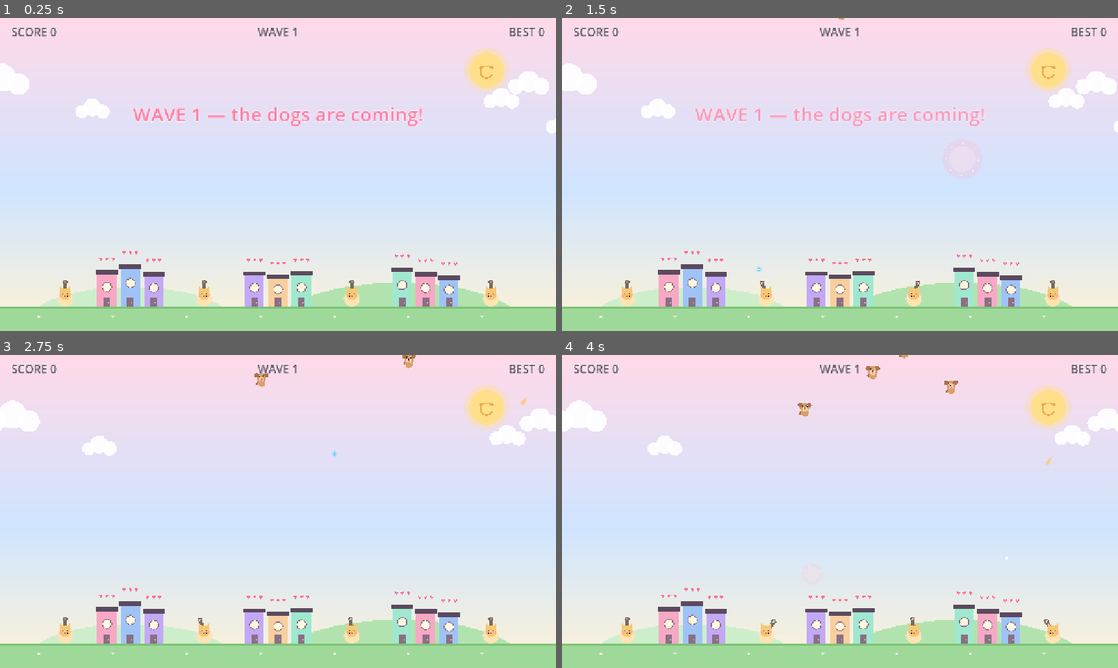
Above: before the commit, frames 1-4 (two rows, left to right).
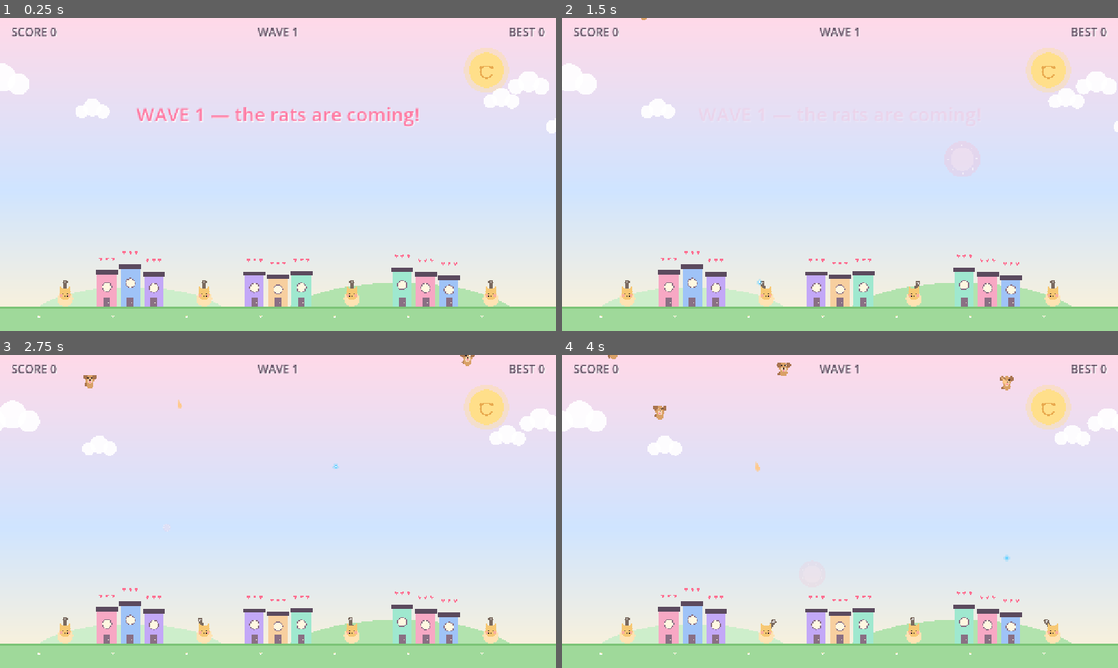
Above: after the commit, the same moments.

Repository: vl4dt/meow-command
Game: Godot game, scene res://scenes/main.tscn
Same seed, same stepped clock (60 frames per second), same inputs: the game is played once before the commit and once after it.
Inputs (mouse positions are in pixels of both pictures, inside the frame that each line leads up to):
- Up to frame 1 (0.25 s): no input
- Up to frame 2 (1.5 s): tap Enter at 0.5 s; move the mouse to (962, 158) at 0.52 s; click (962, 158) at 0.67 s; move the mouse to (728, 190) at 1.27 s; click (728, 190) at 1.42 s
- Up to frame 3 (2.75 s): move the mouse to (333, 442) at 2.02 s; click (333, 442) at 2.17 s
- Up to frame 4 (4 s): move the mouse to (812, 574) at 2.77 s; click (812, 574) at 2.92 s; move the mouse to (1006, 558) at 3.52 s; click (1006, 558) at 3.67 s

The runs differ from the first frame. In frame 1, 1.1% of the frame differs, in the area x 24-76%, y 28-35%; in frame 2, 0.7%; in frame 3, 0.3%; in frame 4, 0.5%.

Commit message:
Meow Command: dog->rat rename + Splitting Rat + Combo multiplier  Rename DogMissile -> RatMissile (class, file, game.gd, flavor, palette, tests). Splitting Rat: mid-wave splitters burst into 2 fast child rats on death. Combo multiplier: rolling 2.5s kill window, up to x5, live HUD readout. Fix PlayerMissile.launch()/Turret.try_fire() call signatures + endpoint booms. Docs (README/PLAN/PROJECTS) refreshed for the rat theme + new features. Headless gate green (import+parse+smoke+gameplay+300f).

Diff:
--- a/scripts/dog_missile.gd
+++ /dev/null
@@ -1,61 +0,0 @@
-class_name DogMissile
-extends Node2D
-## A cute dog tumbling down from the sky toward the cat city.
-
-const RADIUS := 14.0
-
-var velocity := Vector2.ZERO
-var target := Vector2.ZERO
-var landed := false
-var dead := false  # killed by a player explosion
-var trail: Array[Vector2] = []
-
-
-func launch(from: Vector2, aim: Vector2, speed: float) -> void:
-	position = from
-	target = aim
-	velocity = (aim - from).normalized() * speed
-
-
-func _process(delta: float) -> void:
-	if landed or dead:
-		return
-	var step := velocity * delta
-	if (position - target).length() <= step.length():
-		position = target
-		landed = true
-	else:
-		position += step
-	trail.append(position)
-	if trail.size() > 18:
-		trail.pop_front()
-	queue_redraw()
-
-
-func _draw() -> void:
-	# Soft dotted trail
-	for i in trail.size():
-		var t := float(i) / float(maxi(1, trail.size() - 1))
-		draw_circle(trail[i], 1.5 + 3.5 * t, Color(Palette.DOG_TRAIL, 0.12 + 0.4 * t))
-	var t := Time.get_ticks_msec() * 0.001
-	var wag := sin(t * 9.0 + position.x * 0.05)
-	# Wagging tail
-	draw_circle(Vector2(-9, 10 + wag * 2.0), 4.0, Palette.DOG_EAR)
-	# Body
-	draw_circle(Vector2(0, 9), 8.5, Palette.DOG_BODY)
-	# Head
-	draw_circle(Vector2(0, -3), 11.0, Palette.DOG_BODY)
-	# Floppy ears
-	draw_circle(Vector2(-10.5, -9), 5.5, Palette.DOG_EAR)
-	draw_circle(Vector2(10.5, -9), 5.5, Palette.DOG_EAR)
-	# Muzzle
-	draw_circle(Vector2(0, 1), 6.0, Palette.DOG_MUZZLE)
-	# Eyes + shine
-	draw_circle(Vector2(-4.5, -7), 1.9, Palette.DOG_EYE)
-	draw_circle(Vector2(4.5, -7), 1.9, Palette.DOG_EYE)
-	draw_circle(Vector2(-3.9, -7.7), 0.7, Color("white"))
-	draw_circle(Vector2(5.1, -7.7), 0.7, Color("white"))
-	# Nose
-	draw_circle(Vector2(0, -1.5), 1.7, Palette.DOG_NOSE)
-	# Happy tongue
-	draw_circle(Vector2(0, 3.5 + wag), 2.3, Palette.DOG_TONGUE)
--- a/scripts/explosion.gd
+++ b/scripts/explosion.gd
@@ -1,6 +1,6 @@
 class_name Explosion
 extends Node2D
-## A soft pastel boom. Grows, holds, then shrinks — pops any dogs inside.
+## A soft pastel boom. Grows, holds, then shrinks — pops any rats inside.
 
 const LIFE := 0.95
 const GROW_TIME := 0.4
@@ -9,7 +9,7 @@
 var max_radius := 55.0
 var age := 0.0
 var done := false
-var kills_dogs := true
+var kills_rats := true
 
 
 func _process(delta: float) -> void:
--- a/scripts/game.gd
+++ b/scripts/game.gd
@@ -1,5 +1,5 @@
 extends Node2D
-## Meow Command — defend the cute cat city from the dog missile attack!
+## Meow Command — defend the cute cat city from the rat swarm attack!
 ## Click to fire. Nearest live turret pops a star missile at your cursor.
 
 enum State { PLAYING, WAVE_BREAK, GAME_OVER }
@@ -9,8 +9,14 @@
 const CITY_XS := [300.0, 640.0, 980.0]
 const TURRET_XS := [150.0, 470.0, 810.0, 1130.0]
 const TURRET_Y := 652.0
-const DOG_SPAWN_Y := -30.0
+const RAT_SPAWN_Y := -30.0
 const EXPLOSION_RADIUS := 55.0
+const MAX_RATS := 40  # hard cap on live rats (splitter children can briefly exceed)
+
+# Combo (rolling window): kills within COMBO_WINDOW of each other chain a
+# multiplier on per-rat points. Wave-clear bonuses stay flat.
+const COMBO_WINDOW := 2.5
+const COMBO_CAP := 5.0
 
 const SfxScript = preload("res://scripts/sfx.gd")
 
@@ -18,15 +24,20 @@
 var score := 0
 var best := 0
 var wave := 1
-var dogs_to_spawn := 0
+var rats_to_spawn := 0
 var spawn_timer := 0.0
 var wave_break_timer := 0.0
+var splitters_this_wave := 0
+
+# Combo state
+var combo := 0
+var combo_timer := 0.0
 
 var sfx: Node
 var world: Node2D
 var cities: Array = []
 var turrets: Array = []
-var dogs: Array = []
+var rats: Array = []
 var missiles: Array = []
 var explosions: Array = []
 
@@ -34,6 +45,8 @@
 var wave_label: Label
 var best_label: Label
 var banner_label: Label
+var combo_label: Label
+var combo_bar: ColorRect
 var gameover_layer: CanvasLayer
 var final_label: Label
 
@@ -95,33 +108,39 @@
 	banner_label.modulate.a = 0.0
 	hud.add_child(banner_label)
 
+	# Combo readout (top-center, below the wave label) with a draining bar.
+	combo_label = _make_label(0, 48, 24, Palette.UI_ACCENT)
+	combo_label.visible = false
+	hud.add_child(combo_label)
+	combo_bar = ColorRect.new()
+	combo_bar.color = Palette.UI_ACCENT
+	combo_bar.position = Vector2(SCREEN.x / 2.0 - 60.0, 76.0)
+	combo_bar.size = Vector2(120.0, 4.0)
+	combo_bar.visible = false
+	hud.add_child(combo_bar)
+
 	# Game-over overlay
 	gameover_layer = CanvasLayer.new()
 	gameover_layer.name = "GameOver"
-	gameover_layer.layer = 10
+	gameover_layer.layer = 20
+	gameover_layer.visible = false
 	add_child(gameover_layer)
+
 	var dim := ColorRect.new()
 	dim.color = Palette.OVERLAY_DIM
-	dim.set_anchors_preset(Control.PRESET_FULL_RECT)
+	dim.position = Vector2.ZERO
+	dim.size = SCREEN
 	gameover_layer.add_child(dim)
-	var center := CenterContainer.new()
-	center.set_anchors_preset(Control.PRESET_FULL_RECT)
-	gameover_layer.add_child(center)
-	var box := VBoxContainer.new()
-	box.alignment = BoxContainer.ALIGNMENT_CENTER
-	center.add_child(box)
-	var title := _make_label(0, 0, 64, Palette.UI_TEXT)
-	title.text = "GAME OVER"
-	title.horizontal_alignment = HORIZONTAL_ALIGNMENT_CENTER
-	box.add_child(title)
-	final_label = _make_label(0, 0, 30, Palette.UI_TEXT)
-	final_label.horizontal_alignment = HORIZONTAL_ALIGNMENT_CENTER
-	box.add_child(final_label)
-	var hint := _make_label(0, 0, 24, Palette.UI_ACCENT)
-	hint.text = "click to try again"
-	hint.horizontal_alignment = HORIZONTAL_ALIGNMENT_CENTER
-	box.add_child(hint)
-	gameover_layer.visible = false
+
+	final_label = _make_label(0, 250, 40, Palette.UI_TEXT)
+	gameover_layer.add_child(final_label)
+
+	var again := Button.new()
+	again.text = "PLAY AGAIN"
+	again.position = Vector2(SCREEN.x / 2.0 - 110.0, 380.0)
+	again.size = Vector2(220, 64)
+	again.pressed.connect(_restart)
+	gameover_layer.add_child(again)
 
 
 func _make_label(x: float, y: float, size: int, color: Color) -> Label:
@@ -129,8 +148,9 @@
 	l.position = Vector2(x, y)
 	l.add_theme_font_size_override("font_size", size)
 	l.add_theme_color_override("font_color", color)
-	l.add_theme_color_override("font_outline_color", Color("white", 0.85))
-	l.add_theme_constant_override("outline_size", 5)
+	l.add_theme_color_override("font_shadow_color", Color("white", 0.6))
+	l.add_theme_constant_override("shadow_offset_x", 2)
+	l.add_theme_constant_override("shadow_offset_y", 2)
 	return l
 
 
@@ -145,25 +165,38 @@
 	best_label.position.x = SCREEN.x - 26.0 - best_label.get_minimum_size().x
 
 
-func _show_banner(text: String, duration: float = 2.4) -> void:
+func _update_combo_hud() -> void:
+	if combo_label == null:
+		return
+	if combo >= 2:
+		combo_label.visible = true
+		combo_label.text = "COMBO %s" % _fmt_mult(_combo_multiplier())
+		combo_label.position.x = SCREEN.x / 2.0 - combo_label.get_minimum_size().x / 2.0
+		combo_bar.visible = true
+		combo_bar.size.x = 120.0 * clampf(combo_timer / COMBO_WINDOW, 0.0, 1.0)
+	else:
+		combo_label.visible = false
+		combo_bar.visible = false
+
+
+func _show_banner(text: String) -> void:
+	if banner_label == null:
+		return
 	banner_label.text = text
 	banner_label.position.x = SCREEN.x / 2.0 - banner_label.get_minimum_size().x / 2.0
 	banner_label.modulate.a = 1.0
 	var tw := create_tween()
-	tw.tween_property(banner_label, "modulate:a", 0.0, 1.2).set_delay(maxf(0.2, duration - 1.2))
+	tw.tween_property(banner_label, "modulate:a", 1.0, 0.9)
+	tw.tween_property(banner_label, "modulate:a", 0.0, 0.7)
 
 
 func _score_popup(pos: Vector2, text: String) -> void:
-	var l := Label.new()
+	var l := _make_label(0, 0, 22, Palette.UI_ACCENT)
 	l.text = text
-	l.position = pos
-	l.add_theme_font_size_override("font_size", 18)
-	l.add_theme_color_override("font_color", Palette.UI_ACCENT)
-	l.add_theme_color_override("font_outline_color", Color("white", 0.9))
-	l.add_theme_constant_override("outline_size", 4)
+	l.position = pos - l.get_minimum_size() / 2.0
 	world.add_child(l)
 	var tw := create_tween()
-	tw.tween_property(l, "position:y", pos.y - 42.0, 0.7)
+	tw.tween_property(l, "position:y", l.position.y - 46.0, 0.7)
 	tw.parallel().tween_property(l, "modulate:a", 0.0, 0.7)
 	tw.tween_callback(l.queue_free)
 
@@ -172,53 +205,68 @@
 
 func _start_wave(n: int) -> void:
 	wave = n
-	dogs_to_spawn = mini(4 + n * 2, 26)
+	rats_to_spawn = mini(4 + n * 2, 26)
+	splitters_this_wave = 0
 	spawn_timer = 1.2
 	state = State.PLAYING
-	_show_banner("WAVE %d — the dogs are coming!" % n)
+	_show_banner("WAVE %d — the rats are coming!" % n)
 	sfx.play("wave")
 	_update_hud()
 
 
-func _spawn_dog() -> void:
-	var from := Vector2(randf_range(60.0, SCREEN.x - 60.0), DOG_SPAWN_Y)
+func _spawn_rat() -> void:
+	var from := Vector2(randf_range(60.0, SCREEN.x - 60.0), RAT_SPAWN_Y)
 	var target := _pick_target()
 	var speed := minf(randf_range(42.0, 60.0) + wave * 7.0, 190.0)
-	var dog := DogMissile.new()
-	dog.name = "Dog%d" % dogs.size()
-	world.add_child(dog)
-	dog.launch(from, target, speed)
-	dogs.append(dog)
+	var rat := RatMissile.new()
+	# Splitter rats (wave 3+): bigger, +25, split into 2 fast children on kill.
+	if wave >= 3 and splitters_this_wave < 3 and randf() < 0.12:
+		rat.kind = RatMissile.Kind.SPLITTER
+		splitters_this_wave += 1
+	rat.name = "Rat%d" % rats.size()
+	world.add_child(rat)
+	rat.launch(from, target, speed)
+	rats.append(rat)
+
+
+## A killed splitter splits into 2 small, fast, non-splitting children that
+## scatter toward random targets. Brief spawn-grace so the split reads clearly.
+func _spawn_splitter_children(at: Vector2) -> void:
+	for i in 2:
+		var child := RatMissile.new()
+		child.kind = RatMissile.Kind.CHILD
+		child.name = "Rat%d" % rats.size()
+		world.add_child(child)
+		var t := _pick_target()
+		var speed := minf(randf_range(55.0, 75.0) + wave * 7.0, 230.0)
+		var offset := Vector2(randf_range(-14.0, 14.0), randf_range(-6.0, 6.0))
+		child.launch(at + offset, t, speed)
+		child.spawn_grace = 1.0
+		rats.append(child)
 
 
 func _pick_target() -> Vector2:
-	var options: Array = []
+	var points: Array = []
 	for c in cities:
-		options.append_array(c.target_points())
-	# Sometimes the dogs go straight for a turret
-	if randf() < 0.25:
-		var alive_turrets: Array = []
+		points.append_array(c.target_points())
+	for t in turrets:
+		points.append(t.position)
+	if points.is_empty():
+		return Vector2(SCREEN.x / 2.0, GROUND_Y)
+	# Sometimes the rats go straight for the turrets to keep pressure on.
+	if randf() < 0.35:
 		for t in turrets:
-			if t.alive:
-				alive_turrets.append(t.position + Vector2(0, -16))
-		if not alive_turrets.is_empty():
-			return alive_turrets[randi() % alive_turrets.size()]
-	if options.is_empty():
-		return Vector2(SCREEN.x / 2.0, GROUND_Y)
-	return options[randi() % options.size()]
+			if t.alive and randf() < 0.5:
+				return t.position
+	return points[randi() % points.size()]
 
 
 func _end_wave() -> void:
-	# Defensive: if the city is gone, the game is over — no bonus, no next wave.
-	if _alive_buildings() == 0:
-		_game_over()
-		return
-	var bonus := 100 * wave + 25 * _alive_buildings()
-	_score(bonus)
-	_score_popup(Vector2(SCREEN.x / 2.0, 320.0), "+%d" % bonus)
 	state = State.WAVE_BREAK
 	wave_break_timer = 2.6
-	_show_banner("WAVE %d CLEARED!" % wave)
+	var bonus := 25 + wave * 10
+	_score(bonus)
+	_show_banner("WAVE CLEARED  + %d" % bonus)
 	sfx.play("wave")
 
 
@@ -228,7 +276,11 @@
 	var mouse := get_viewport().get_mouse_position()
 	for t in turrets:
 		t.update_aim(mouse)
-
+	# Combo decay (runs in every state so it expires during wave breaks too)
+	if combo > 0:
+		combo_timer -= delta
+		if combo_timer <= 0.0:
+			combo = 0
 	match state:
 		State.PLAYING:
 			_update_playing(delta)
@@ -236,66 +288,66 @@
 			wave_break_timer -= delta
 			if wave_break_timer <= 0.0:
 				_start_wave(wave + 1)
-
 	_cleanup()
+	_update_combo_hud()
 
 
 func _update_playing(delta: float) -> void:
-	# Spawn the dog swarm
-	if dogs_to_spawn > 0:
+	# Spawn the rat swarm (capped so splitter children can't run away)
+	if rats_to_spawn > 0 and rats.size() < MAX_RATS:
 		spawn_timer -= delta
 		if spawn_timer <= 0.0:
-			_spawn_dog()
-			dogs_to_spawn -= 1
+			_spawn_rat()
+			rats_to_spawn -= 1
 			spawn_timer = maxf(0.22, 0.95 - wave * 0.05) * randf_range(0.7, 1.3)
 
-	# Missiles that clip a dog explode early
+	# Missiles that clip a rat explode early
 	for m in missiles:
 		if m.exploded:
 			continue
-		for d in dogs.duplicate():
-			if d.landed or d.dead:
+		for d in rats.duplicate():
+			if d.landed or d.dead or d.spawn_grace > 0.0:
 				continue
-			if (m.position - d.position).length() < PlayerMissile.RADIUS + DogMissile.RADIUS:
+			if (m.position - d.position).length() < PlayerMissile.RADIUS + d.get_radius():
 				m.position = d.position
 				m.exploded = true
 				m.boomed = true
 				_spawn_explosion(m.position, EXPLOSION_RADIUS, true)
-				_kill_dog(d)
+				_kill_rat(d)
 				sfx.play("pop")
 				break
 
-	# Growing explosions pop any dogs inside them
+	# Growing explosions pop any rats inside them
 	for e in explosions:
-		if e.done or not e.kills_dogs:
+		if e.done or not e.kills_rats:
 			continue
 		var r: float = e.current_radius()
 		if r < 4.0:
 			continue
-		for d in dogs.duplicate():
-			if d.landed or d.dead:
+		for d in rats.duplicate():
+			if d.landed or d.dead or d.spawn_grace > 0.0:
 				continue
-			if (e.position - d.position).length() < r + DogMissile.RADIUS:
-				_kill_dog(d)
+			if (e.position - d.position).length() < r + d.get_radius():
+				_kill_rat(d)
 				sfx.play("pop")
 
 	# Wave complete when the sky is clear
-	if dogs_to_spawn == 0 and dogs.is_empty() and missiles.is_empty():
+	if rats_to_spawn == 0 and rats.is_empty() and missiles.is_empty():
 		_end_wave()
 
 
 func _cleanup() -> void:
-	var i := dogs.size() - 1
+	var i := rats.size() - 1
 	while i >= 0:
-		var d: DogMissile = dogs[i]
+		var d: RatMissile = rats[i]
 		if not is_instance_valid(d):
-			dogs.remove_at(i)
+			rats.remove_at(i)
 		elif d.dead:
-			dogs.remove_at(i)
+			rats.remove_at(i)
 			d.queue_free()
 		elif d.landed:
-			_dog_landed(d)
-			dogs.remove_at(i)
+			_rat_landed(d)
+			rats.remove_at(i)
 			d.queue_free()
 		i -= 1
 
@@ -305,9 +357,11 @@
 		if not is_instance_valid(m):
 			missiles.remove_at(j)
 		elif m.exploded:
-			missiles.remove_at(j)
+			# An endpoint hit that never clipped a rat still pops a boom.
 			if not m.boomed:
 				_spawn_explosion(m.position, EXPLOSION_RADIUS, true)
+				sfx.play("explosion")
+			missiles.remove_at(j)
 			m.queue_free()
 		j -= 1
 
@@ -326,62 +380,87 @@
 
 func _unhandled_input(event: InputEvent) -> void:
 	if event is InputEventMouseButton and event.pressed and event.button_index == MOUSE_BUTTON_LEFT:
-		if state == State.GAME_OVER:
-			_restart()
-		elif state == State.PLAYING:
+		if state == State.PLAYING:
 			_fire_at(event.position)
+	elif event.is_action_pressed("ui_cancel"):
+		if state != State.GAME_OVER:
+			get_tree().quit()
 
 
 func _fire_at(pos: Vector2) -> void:
-	var chosen: Turret = null
+	var best_turret: Turret = null
 	var best_d := INF
 	for t in turrets:
 		if not t.alive:
 			continue
-		var d := absf(t.position.x - pos.x)
+		var d: float = t.position.distance_to(pos)
 		if d < best_d:
 			best_d = d
-			chosen = t
-	if chosen == null:
-		return
-	if chosen.try_fire(pos):
-		var m := PlayerMissile.new()
-		m.name = "Missile%d" % missiles.size()
-		world.add_child(m)
-		m.launch(chosen.position + Vector2(0, -30), pos)
-		missiles.append(m)
-		sfx.play("launch")
+			best_turret = t
+	if best_turret == null:
+		return
+	# Gate on cooldown first; try_fire() arms the turret if it can fire.
+	if not best_turret.try_fire(pos):
+		return
+	var m := PlayerMissile.new()
+	m.name = "Shot%d" % missiles.size()
+	world.add_child(m)
+	m.launch(best_turret.position, pos)
+	missiles.append(m)
+	sfx.play("launch")
 
 
 # ------------------------------------------------------------- events
 
-func _kill_dog(d: DogMissile) -> void:
-	if not dogs.has(d):
+func _kill_rat(d: RatMissile) -> void:
+	if not rats.has(d):
 		return
 	d.dead = true
-	dogs.erase(d)
+	rats.erase(d)
 	d.queue_free()
-	_score(10)
-	_score_popup(d.position + Vector2(0, -20.0), "+10")
+	# Combo: this kill extends the chain and sets the multiplier for scoring.
+	combo += 1
+	combo_timer = COMBO_WINDOW
+	var pts := _rat_points(d)
+	_score(pts)
+	_score_popup(d.position + Vector2(0, -20.0), "+%d" % pts)
 	_spawn_explosion(d.position, 24.0, false)
-
-
-func _dog_landed(d: DogMissile) -> void:
-	var p: Vector2 = d.position
-	_spawn_explosion(p, 26.0, false)
+	if d.kind == RatMissile.Kind.SPLITTER:
+		_spawn_splitter_children(d.position)
+
+
+## Base points per kind, scaled by the current combo multiplier.
+func _rat_points(d: RatMissile) -> int:
+	var base := 10
+	match d.kind:
+		RatMissile.Kind.SPLITTER:
+			base = 25
+		RatMissile.Kind.CHILD:
+			base = 15
+	return int(roundf(base * _combo_multiplier()))
+
+
+func _combo_multiplier() -> float:
+	if combo <= 1:
+		return 1.0
+	return minf(1.0 + 0.25 * (combo - 1), COMBO_CAP)
+
+
+func _fmt_mult(m: float) -> String:
+	if absf(m - roundf(m)) < 0.001:
+		return "×%d" % int(roundf(m))
+	return "×%.2f" % m
+
+
+func _rat_landed(d: RatMissile) -> void:
+	# Damage the nearest building (or a turret's city) and rattle it.
+	for c in cities:
+		if c.damage_nearest(d.position):
+			_spawn_explosion(d.position, 18.0, false)
+			sfx.play("city_hit")
+			return
+	_spawn_explosion(d.position, 18.0, false)
 	sfx.play("city_hit")
-	var hit := false
-	for c in cities:
-		if c.damage_nearest(p, 40.0):
-			hit = true
-			break
-	if not hit:
-		for t in turrets:
-			if t.alive and (t.position - p).length() < 40.0:
-				t.alive = false
-				t.queue_redraw()
-				hit = true
-				break
 	_check_game_over()
 
 
@@ -390,23 +469,16 @@
 	e.name = "Boom%d" % explosions.size()
 	e.position = pos
 	e.max_radius = radius
-	e.kills_dogs = kills
+	e.kills_rats = kills
 	world.add_child(e)
 	explosions.append(e)
 
 
 func _check_game_over() -> void:
-	if state != State.PLAYING and state != State.WAVE_BREAK:
-		return
-	var alive_buildings := 0
-	for c in cities:
-		alive_buildings += c.alive_count()
-	var alive_turrets := 0
-	for t in turrets:
-		if t.alive:
-			alive_turrets += 1
-	if alive_buildings == 0 or alive_turrets == 0:
-		_game_over()
+	var alive := _alive_buildings()
+	if alive > 0:
+		return
+	_game_over()
 
 
 func _game_over() -> void:
@@ -415,7 +487,7 @@
 		best = score
 		_save_best()
 	_update_hud()
-	final_label.text = "final score %d — the dogs got the last biscuit" % score
+	final_label.text = "final score %d — the rats got the last biscuit" % score
 	gameover_layer.visible = true
 	sfx.play("game_over")
 
@@ -426,10 +498,13 @@
 		world = null
 	cities.clear()
 	turrets.clear()
-	dogs.clear()
+	rats.clear()
 	missiles.clear()
 	explosions.clear()
 	score = 0
+	combo = 0
+	combo_timer = 0.0
+	splitters_this_wave = 0
 	state = State.PLAYING
 	gameover_layer.visible = false
 	_build_world()
@@ -453,13 +528,14 @@
 
 
 func _load_best() -> void:
-	if FileAccess.file_exists("user://best_score.save"):
-		var f := FileAccess.open("user://best_score.save", FileAccess.READ)
-		if f:
-			best = f.get_32()
+	var f := FileAccess.open("user://best_score.save", FileAccess.READ)
+	if f != null:
+		best = f.get_32()
+		f.close()
 
 
 func _save_best() -> void:
 	var f := FileAccess.open("user://best_score.save", FileAccess.WRITE)
-	if f:
+	if f != null:
 		f.store_32(best)
+		f.close()
--- a/scripts/palette.gd
+++ b/scripts/palette.gd
@@ -37,14 +37,15 @@
 const CAT_CHEEK := Color("#ff9eb5")
 const TURRET_DEAD := Color("#b8b0ad")
 
-# --- Dogs ---
-const DOG_BODY := Color("#d9a066")
-const DOG_EAR := Color("#a9744f")
-const DOG_MUZZLE := Color("#f3d3b3")
-const DOG_EYE := Color("#3a2e2a")
-const DOG_NOSE := Color("#4a3728")
-const DOG_TONGUE := Color("#ff8fa3")
-const DOG_TRAIL := Color("#ffc98a")
+# --- Rats (the invaders) ---
+const RAT_BODY := Color("#d9a066")
+const RAT_SPLITTER := Color("#c96a4a")
+const RAT_EAR := Color("#a9744f")
+const RAT_MUZZLE := Color("#f3d3b3")
+const RAT_EYE := Color("#3a2e2a")
+const RAT_NOSE := Color("#4a3728")
+const RAT_TONGUE := Color("#ff8fa3")
+const RAT_TRAIL := Color("#ffc98a")
 
 # --- Player & FX ---
 const PLAYER_MISSILE := Color("#6fd3ff")
--- a/scripts/player_missile.gd
+++ b/scripts/player_missile.gd
@@ -7,7 +7,7 @@
 
 var velocity := Vector2.ZERO
 var target := Vector2.ZERO
-var exploded := false  # reached its endpoint (or hit a dog)
+var exploded := false  # reached its endpoint (or hit a rat)
 var boomed := false  # an explosion was already spawned for it
 
 
--- /dev/null
+++ b/scripts/rat_missile.gd
@@ -0,0 +1,107 @@
+class_name RatMissile
+extends Node2D
+## A cute rat tumbling down from the sky toward the cat city.
+## Kinds:
+##   NORMAL   — standard rat, +10.
+##   SPLITTER — bigger, +25; when killed it splits into 2 fast CHILD rats.
+##   CHILD    — small, fast, +15, non-splitting; brief spawn-grace so the
+##              split reads clearly and isn't instantly re-killed.
+
+enum Kind { NORMAL, SPLITTER, CHILD }
+
+const RADIUS := 14.0
+const SPLITTER_RADIUS := 22.0
+const CHILD_RADIUS := 10.0
+
+var kind: int = Kind.NORMAL
+var velocity := Vector2.ZERO
+var target := Vector2.ZERO
+var landed := false
+var dead := false  # killed by a player explosion
+var spawn_grace := 0.0  # seconds of kill-invulnerability (splitter children)
+var trail: Array[Vector2] = []
+
+
+## Collision radius depends on the kind (splitter is bigger, child smaller).
+func get_radius() -> float:
+	match kind:
+		Kind.SPLITTER:
+			return SPLITTER_RADIUS
+		Kind.CHILD:
+			return CHILD_RADIUS
+		_:
+			return RADIUS
+
+
+## Visual scale so one drawing routine serves all three kinds.
+func _scale() -> float:
+	match kind:
+		Kind.SPLITTER:
+			return 1.6
+		Kind.CHILD:
+			return 0.7
+		_:
+			return 1.0
+
+
+func _body_color() -> Color:
+	if kind == Kind.SPLITTER:
+		return Palette.RAT_SPLITTER
+	return Palette.RAT_BODY
+
+
+func launch(from: Vector2, aim: Vector2, speed: float) -> void:
+	position = from
+	target = aim
+	velocity = (aim - from).normalized() * speed
+
+
+func _process(delta: float) -> void:
+	if spawn_grace > 0.0:
+		spawn_grace = maxf(0.0, spawn_grace - delta)
+	if landed or dead:
+		return
+	var step := velocity * delta
+	if (position - target).length() <= step.length():
+		position = target
+		landed = true
+	else:
+		position += step
+	trail.append(position)
+	if trail.size() > 18:
+		trail.pop_front()
+	queue_redraw()
+
+
+func _draw() -> void:
+	# Soft dotted trail (drawn unscaled, in the original coordinate style).
+	for i in trail.size():
+		var t := float(i) / float(maxi(1, trail.size() - 1))
+		draw_circle(trail[i], 1.5 + 3.5 * t, Color(Palette.RAT_TRAIL, 0.12 + 0.4 * t))
+	# Body (scaled per kind).
+	var s := _scale()
+	var body := _body_color()
+	draw_set_transform(Vector2.ZERO, 0.0, Vector2(s, s))
+	var time := Time.get_ticks_msec() * 0.001
+	var wag := sin(time * 9.0 + position.x * 0.05)
+	# Wagging tail
+	draw_circle(Vector2(-9, 10 + wag * 2.0), 4.0, Palette.RAT_EAR)
+	# Body
+	draw_circle(Vector2(0, 9), 8.5, body)
+	# Head
+	draw_circle(Vector2(0, -3), 11.0, body)
+	# Ears
+	draw_circle(Vector2(-10.5, -9), 5.5, Palette.RAT_EAR)
+	draw_circle(Vector2(10.5, -9), 5.5, Palette.RAT_EAR)
+	# Muzzle
+	draw_circle(Vector2(0, 1), 6.0, Palette.RAT_MUZZLE)
+	# Eyes + shine
+	draw_circle(Vector2(-4.5, -7), 1.9, Palette.RAT_EYE)
+	draw_circle(Vector2(4.5, -7), 1.9, Palette.RAT_EYE)
+	draw_circle(Vector2(-3.9, -7.7), 0.7, Color("white"))
+	draw_circle(Vector2(5.1, -7.7), 0.7, Color("white"))
+	# Nose
+	draw_circle(Vector2(0, -1.5), 1.7, Palette.RAT_NOSE)
+	# Happy tongue
+	draw_circle(Vector2(0, 3.5 + wag), 2.3, Palette.RAT_TONGUE)
+	draw_set_transform(Vector2.ZERO, 0.0, Vector2.ONE)
--- a/tools/gameplay_test.gd
+++ b/tools/gameplay_test.gd
@@ -32,29 +32,29 @@
 	await process_frame
 	await process_frame
 
-	# --- 1) Wave 1 is active and dogs start falling
-	var spawned := await _wait_until(func(): return main.dogs.size() > 0, 5000, "first dog to spawn")
+	# --- 1) Wave 1 is active and rats start falling
+	var spawned := await _wait_until(func(): return main.rats.size() > 0, 5000, "first rat to spawn")
 	if not spawned:
 		errors += 1
 
-	# --- 2) Park a dog and shoot it: missile + explosion must kill it
-	main._spawn_dog()
+	# --- 2) Park a rat and shoot it: missile + explosion must kill it
+	main._spawn_rat()
 	await process_frame
-	var dog = main.dogs[main.dogs.size() - 1]
-	dog.velocity = Vector2.ZERO  # park it so the shot is fair
+	var rat = main.rats[main.rats.size() - 1]
+	rat.velocity = Vector2.ZERO  # park it so the shot is fair
 	var turret = main.turrets[0]
 	turret.cooldown = 0.0
-	main._fire_at(dog.position)
-	var killed := await _wait_until(func(): return not main.dogs.has(dog), 6000, "shot dog to be killed")
+	main._fire_at(rat.position)
+	var killed := await _wait_until(func(): return not main.rats.has(rat), 6000, "shot rat to be killed")
 	if not killed:
 		errors += 1
 	if main.score < 10:
-		push_error("FAIL: no score awarded for dog kill (score=%d)" % main.score)
+		push_error("FAIL: no score awarded for rat kill (score=%d)" % main.score)
 		errors += 1
 
 	# --- 3) Clear the sky -> wave break -> wave 2
-	main.dogs_to_spawn = 0
-	for d in main.dogs.duplicate():
+	main.rats_to_spawn = 0
+	for d in main.rats.duplicate():
 		d.dead = true
 	var broke := await _wait_until(func(): return main.state == main.State.WAVE_BREAK, 5000, "wave break")
 	if not broke:
Not shown, added: scripts/rat_missile.gd.uid
Not shown, changed: AGENTS.md
Not shown, changed: PLAN.md
Not shown, changed: README.md
